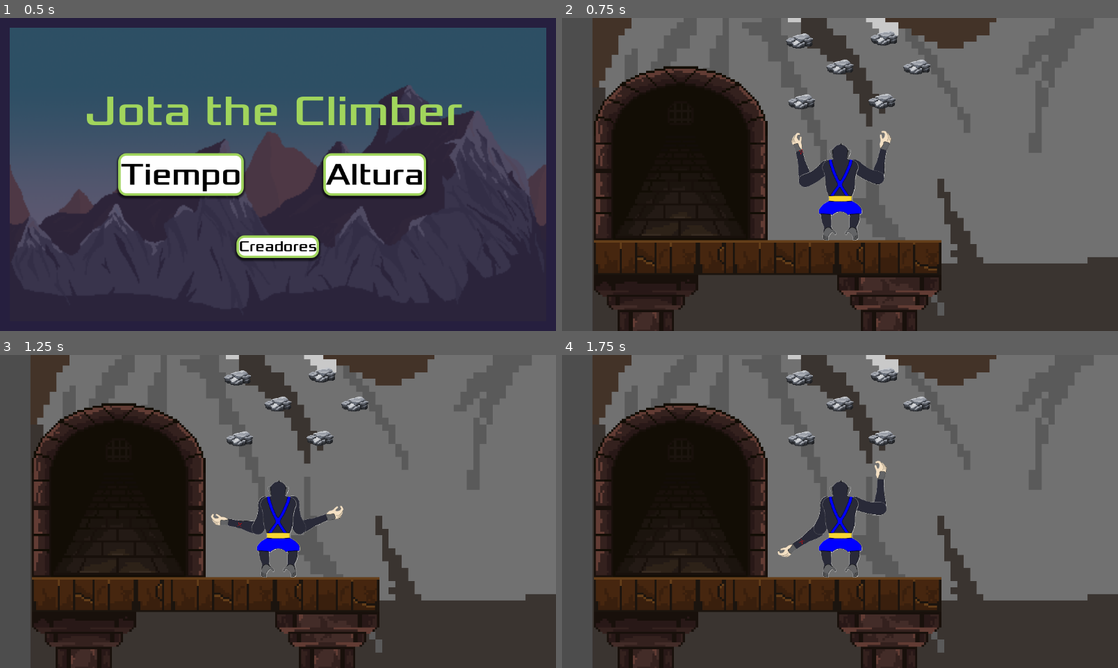
Above: before the commit, frames 1-4 (two rows, left to right).
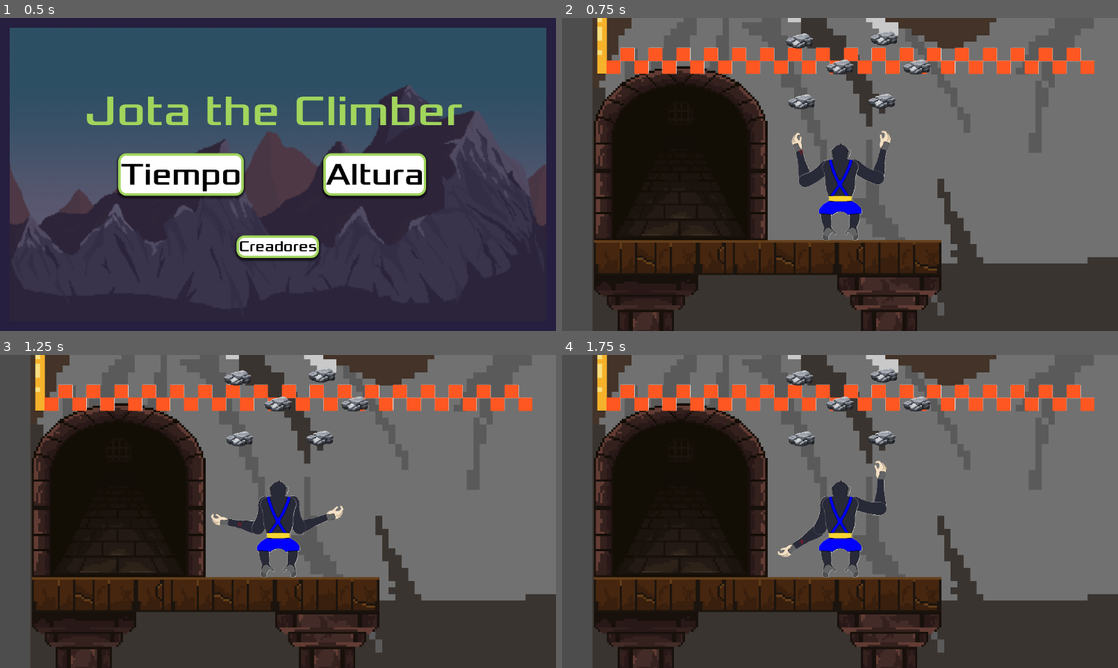
Above: after the commit, the same moments.

Repository: Igg2000/Juego_Escalada
Game: Godot game, scene res://scenes/menu.tscn
The game is run twice, just before and just after one commit, with the same random seed, the same clock (stepped at 60 frames per second) and the same inputs. The engine's default icon, where the game draws it, is replaced by a stand-in: a white triangle on a blue panel in a dark square.
Inputs:
- Up to frame 1 (0.5 s): no input
- Up to frame 2 (0.75 s): click "Tiempo" at 0.5 s
- Up to frame 3 (1.25 s): no input
- Up to frame 4 (1.75 s): hold Space (agarre_derecho) from 1.28 s (still down); hold I from 1.28 s (still down)

Frame 1 is identical in both runs. In frame 2, 4.2% of the frame differs, in the area x 6-96%, y 0-18%; in frame 3, 4.2%; in frame 4, 4.2%.

Commit message:
v.0.1.4
Añado el sprite de la linea de meta

Diff:
--- a/scenes/jugador.tscn
+++ b/scenes/jugador.tscn
@@ -141,8 +141,8 @@
 [node name="base" type="Node2D" parent="."]
 
 [node name="AntebrazoDc" type="AnimatedSprite2D" parent="base" groups=["AntebrazoDc"]]
-position = Vector2(73.061, -52.5255)
-rotation = 0.0402867
+position = Vector2(73.0611, -52.5255)
+rotation = 0.0402846
 scale = Vector2(0.349745, 0.349745)
 sprite_frames = SubResource("SpriteFrames_gelso")
 animation = &"agarre"
@@ -174,13 +174,13 @@
 shape = SubResource("CapsuleShape2D_o418e")
 
 [node name="BrazoD" type="Sprite2D" parent="base"]
-position = Vector2(44.2341, -14.7116)
-rotation = 1.49705
+position = Vector2(44.2344, -14.7115)
+rotation = 1.49704
 scale = Vector2(0.349945, 0.349945)
 texture = ExtResource("3_5343f")
 
 [node name="BrazoI" type="Sprite2D" parent="base"]
-position = Vector2(-40.8335, -18.1966)
+position = Vector2(-40.8332, -18.1966)
 rotation = -1.50377
 scale = Vector2(0.349953, 0.349953)
 texture = ExtResource("4_l3mph")
--- a/scenes/mapa1.tscn
+++ b/scenes/mapa1.tscn
@@ -1,8 +1,9 @@
-[gd_scene load_steps=7 format=3 uid="uid://bbjq4m3pe641"]
+[gd_scene load_steps=8 format=3 uid="uid://bbjq4m3pe641"]
 
 [ext_resource type="Texture2D" uid="uid://b3xhsasxf387n" path="res://assets/background/background.png" id="1_b1n0p"]
 [ext_resource type="Texture2D" uid="uid://bj2hhgcw86n0c" path="res://assets/tilemap/map_1.png" id="2_8swhn"]
 [ext_resource type="PackedScene" uid="uid://bofke32sctxnq" path="res://scenes/jugador.tscn" id="2_rgf5d"]
+[ext_resource type="Texture2D" uid="uid://dlg6bcxesh2tt" path="res://assets/tilemap/meta.png" id="3_oj8gc"]
 [ext_resource type="PackedScene" uid="uid://demgjsxt28kw7" path="res://scenes/rock.tscn" id="4_aa7cn"]
 
 [sub_resource type="TileSetAtlasSource" id="TileSetAtlasSource_uiyvb"]
@@ -577,6 +578,12 @@
 format = 2
 layer_0/tile_data = PackedInt32Array(589824, 1048576, 4, 589825, 1114112, 4, 589826, 1179648, 4, 589827, 1245184, 4, 58 …(2085 unchanged characters)…
 
+[node name="Meta" type="Sprite2D" parent="background"]
+texture_filter = 1
+position = Vector2(-201.889, 57.6667)
+scale = Vector2(0.0105208, 0.010116)
+texture = ExtResource("3_oj8gc")
+
 [node name="Rocas" type="Node2D" parent="."]
 
 [node name="Rock" parent="Rocas" instance=ExtResource("4_aa7cn")]
Binary file added: assets/tilemap/meta.png
Not shown, added: assets/tilemap/meta.png.import
